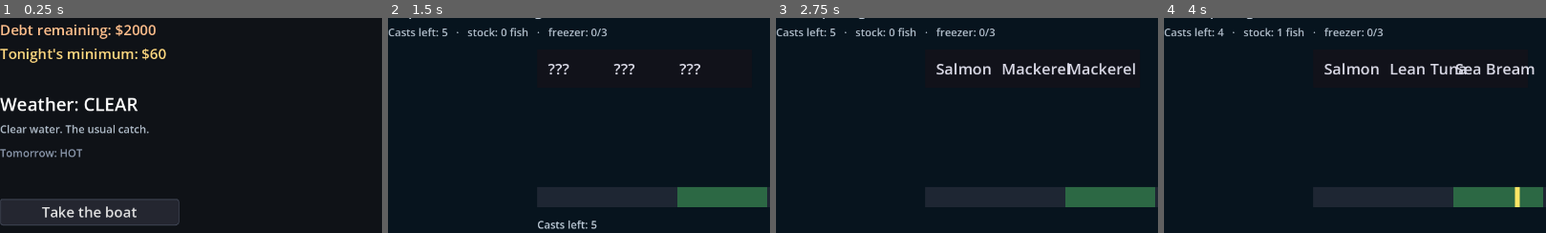
Above: before the commit, frames 1-4 (left to right).
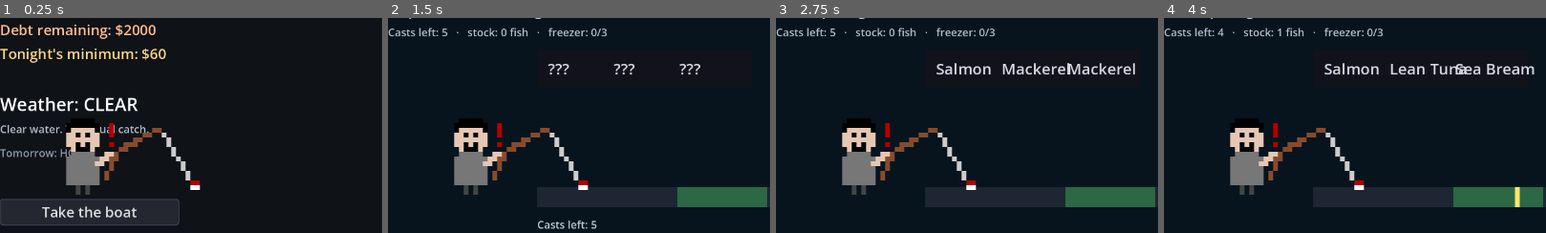
Above: after the commit, the same moments.

Repository: jjkly/rock-bottom
Game: Godot game, scene res://scenes/main.tscn
Two runs of this game, one before a commit and one after it. Both use one fixed random seed, a clock stepped at 60 frames per second and the inputs below.
Inputs (mouse positions are % of the whole screen's width and height, from its top left):
- Up to frame 1 (0.25 s): no input
- Up to frame 2 (1.5 s): click "Take the boat" at 0.5 s; click "Cast (SPACE)" at 1.25 s
- Up to frame 3 (2.75 s): tap Enter (ui_accept) at 2, 2.27 s; move the mouse to (72, 45) at 2.02 s; hold D (move_right) from 2.03 s (still down); hold E (interact) from 2.03 s (still down); click (72, 45) at 2.17 s
- Up to frame 4 (4 s): release D (move_right) at 2.75 s; release E (interact) at 2.75 s; drag from (30, 55) to (45, 70) at 2.77 s; tap Enter (ui_accept) at 3.5 s; move the mouse to (60, 28) at 3.52 s; hold D (move_right) from 3.53 s (still down); hold E (interact) from 3.53 s (still down)
The pictures show only the part of the screen within x 6-56%, y 20-70%; the shares and areas given below are measured in that part.

The runs differ from the first frame. In frame 1, 3.6% of the frame differs, in the area x 17-53%, y 48-83%; in frame 2, 4.0%, in the area x 17-53%, y 46-83%; in frame 3, 4.0%; in frame 4, 4.0%.

Commit message:
wave of sprites
adding first character sprites: v1 of walk, idle, hold walk, hold idle, fishing initiate idle and bite

Diff:
--- a/scenes/main.tscn
+++ b/scenes/main.tscn
@@ -1,41 +1,311 @@
-[gd_scene load_steps=2 format=3]
-
-[ext_resource type="Script" path="res://scripts/main.gd" id="1_main"]
-
-[node name="Main" type="Node"]
+[gd_scene format=3 uid="uid://ctx318paihxw8"]
+
+[ext_resource type="Script" uid="uid://buls2lgum02qe" path="res://scripts/main.gd" id="1_main"]
+[ext_resource type="Texture2D" uid="uid://ctqc1ahncegvb" path="res://assets/sprites/characters/fishing bite v2.png" id="2_tipki"]
+[ext_resource type="Texture2D" uid="uid://br58822ealgy6" path="res://assets/sprites/characters/fishing idle.png" id="3_85g3d"]
+[ext_resource type="Texture2D" uid="uid://dkv5h5fx1pcq2" path="res://assets/sprites/characters/fishing1.png" id="4_choun"]
+[ext_resource type="Texture2D" uid="uid://c4j8yvtsr1ueu" path="res://assets/sprites/characters/holdidle.png" id="5_ya4ey"]
+[ext_resource type="Texture2D" uid="uid://brnp45vt54m8y" path="res://assets/sprites/characters/hold walk.png" id="6_eb6dy"]
+[ext_resource type="Texture2D" uid="uid://biafl71vehoyr" path="res://assets/sprites/characters/idle.png" id="7_trceg"]
+[ext_resource type="Texture2D" uid="uid://bg8qa53b7yyas" path="res://assets/sprites/characters/walk.png" id="8_a8y0u"]
+
+[sub_resource type="AtlasTexture" id="AtlasTexture_jkv2x"]
+atlas = ExtResource("2_tipki")
+region = Rect2(0, 0, 28, 16)
+
+[sub_resource type="AtlasTexture" id="AtlasTexture_jbj1t"]
+atlas = ExtResource("2_tipki")
+region = Rect2(29, 0, 28, 16)
+
+[sub_resource type="AtlasTexture" id="AtlasTexture_muem4"]
+atlas = ExtResource("3_85g3d")
+region = Rect2(0, 0, 28, 16)
+
+[sub_resource type="AtlasTexture" id="AtlasTexture_dp3eg"]
+atlas = ExtResource("3_85g3d")
+region = Rect2(29, 0, 28, 16)
+
+[sub_resource type="AtlasTexture" id="AtlasTexture_0ld40"]
+atlas = ExtResource("3_85g3d")
+region = Rect2(58, 0, 28, 16)
+
+[sub_resource type="AtlasTexture" id="AtlasTexture_gqmmt"]
+atlas = ExtResource("3_85g3d")
+region = Rect2(87, 0, 28, 16)
+
+[sub_resource type="AtlasTexture" id="AtlasTexture_yc10j"]
+atlas = ExtResource("3_85g3d")
+region = Rect2(116, 0, 28, 16)
+
+[sub_resource type="AtlasTexture" id="AtlasTexture_jscy8"]
+atlas = ExtResource("5_ya4ey")
+region = Rect2(0, 0, 10, 18)
+
+[sub_resource type="AtlasTexture" id="AtlasTexture_pm3ni"]
+atlas = ExtResource("5_ya4ey")
+region = Rect2(11, 0, 10, 18)
+
+[sub_resource type="AtlasTexture" id="AtlasTexture_y6deb"]
+atlas = ExtResource("5_ya4ey")
+region = Rect2(22, 0, 10, 18)
+
+[sub_resource type="AtlasTexture" id="AtlasTexture_og1vs"]
+atlas = ExtResource("5_ya4ey")
+region = Rect2(33, 0, 10, 18)
+
+[sub_resource type="AtlasTexture" id="AtlasTexture_2wyq8"]
+atlas = ExtResource("5_ya4ey")
+region = Rect2(44, 0, 10, 18)
+
+[sub_resource type="AtlasTexture" id="AtlasTexture_vxglm"]
+atlas = ExtResource("5_ya4ey")
+region = Rect2(55, 0, 10, 18)
+
+[sub_resource type="AtlasTexture" id="AtlasTexture_2f3dj"]
+atlas = ExtResource("5_ya4ey")
+region = Rect2(66, 0, 10, 18)
+
+[sub_resource type="AtlasTexture" id="AtlasTexture_yq6so"]
+atlas = ExtResource("6_eb6dy")
+region = Rect2(0, 0, 10, 18)
+
+[sub_resource type="AtlasTexture" id="AtlasTexture_fv21b"]
+atlas = ExtResource("6_eb6dy")
+region = Rect2(11, 0, 10, 18)
+
+[sub_resource type="AtlasTexture" id="AtlasTexture_tel4y"]
+atlas = ExtResource("6_eb6dy")
+region = Rect2(22, 0, 10, 18)
+
+[sub_resource type="AtlasTexture" id="AtlasTexture_qkpxi"]
+atlas = ExtResource("6_eb6dy")
+region = Rect2(33, 0, 10, 18)
+
+[sub_resource type="AtlasTexture" id="AtlasTexture_5q0nq"]
+atlas = ExtResource("7_trceg")
+region = Rect2(0, 0, 7, 16)
+
+[sub_resource type="AtlasTexture" id="AtlasTexture_dgi5k"]
+atlas = ExtResource("7_trceg")
+region = Rect2(8, 0, 7, 16)
+
+[sub_resource type="AtlasTexture" id="AtlasTexture_j8jky"]
+atlas = ExtResource("7_trceg")
+region = Rect2(16, 0, 7, 16)
+
+[sub_resource type="AtlasTexture" id="AtlasTexture_kmb1v"]
+atlas = ExtResource("7_trceg")
+region = Rect2(24, 0, 7, 16)
+
+[sub_resource type="AtlasTexture" id="AtlasTexture_fuf3a"]
+atlas = ExtResource("7_trceg")
+region = Rect2(32, 0, 7, 16)
+
+[sub_resource type="AtlasTexture" id="AtlasTexture_pibwh"]
+atlas = ExtResource("7_trceg")
+region = Rect2(40, 0, 7, 16)
+
+[sub_resource type="AtlasTexture" id="AtlasTexture_c6pm6"]
+atlas = ExtResource("7_trceg")
+region = Rect2(48, 0, 7, 16)
+
+[sub_resource type="AtlasTexture" id="AtlasTexture_5he1u"]
+atlas = ExtResource("8_a8y0u")
+region = Rect2(0, 0, 7, 18)
+
+[sub_resource type="AtlasTexture" id="AtlasTexture_5poiv"]
+atlas = ExtResource("8_a8y0u")
+region = Rect2(8, 0, 7, 18)
+
+[sub_resource type="AtlasTexture" id="AtlasTexture_2cjbq"]
+atlas = ExtResource("8_a8y0u")
+region = Rect2(16, 0, 7, 18)
+
+[sub_resource type="AtlasTexture" id="AtlasTexture_chjal"]
+atlas = ExtResource("8_a8y0u")
+region = Rect2(24, 0, 7, 18)
+
+[sub_resource type="SpriteFrames" id="SpriteFrames_ip871"]
+animations = [{
+"frames": [{
+"duration": 1.0,
+"texture": SubResource("AtlasTexture_jkv2x")
+}, {
+"duration": 1.0,
+"texture": SubResource("AtlasTexture_jbj1t")
+}],
+"loop": 1,
+"name": &"fishing bite",
+"speed": 5.0
+}, {
+"frames": [{
+"duration": 1.0,
+"texture": SubResource("AtlasTexture_muem4")
+}, {
+"duration": 1.0,
+"texture": SubResource("AtlasTexture_dp3eg")
+}, {
+"duration": 1.0,
+"texture": SubResource("AtlasTexture_0ld40")
+}, {
+"duration": 1.0,
+"texture": SubResource("AtlasTexture_gqmmt")
+}, {
+"duration": 1.0,
+"texture": SubResource("AtlasTexture_yc10j")
+}],
+"loop": 1,
+"name": &"fishing idle",
+"speed": 5.0
+}, {
+"frames": [{
+"duration": 1.0,
+"texture": ExtResource("4_choun")
+}],
+"loop": 1,
+"name": &"fishing initiate",
+"speed": 5.0
+}, {
+"frames": [{
+"duration": 1.0,
+"texture": SubResource("AtlasTexture_jscy8")
+}, {
+"duration": 1.0,
+"texture": SubResource("AtlasTexture_pm3ni")
+}, {
+"duration": 1.0,
+"texture": SubResource("AtlasTexture_y6deb")
+}, {
+"duration": 1.0,
+"texture": SubResource("AtlasTexture_og1vs")
+}, {
+"duration": 1.0,
+"texture": SubResource("AtlasTexture_2wyq8")
+}, {
+"duration": 1.0,
+"texture": SubResource("AtlasTexture_vxglm")
+}, {
+"duration": 1.0,
+"texture": SubResource("AtlasTexture_2f3dj")
+}],
+"loop": 1,
+"name": &"hold idle",
+"speed": 5.0
+}, {
+"frames": [{
+"duration": 1.0,
+"texture": SubResource("AtlasTexture_yq6so")
+}, {
+"duration": 1.0,
+"texture": SubResource("AtlasTexture_fv21b")
+}, {
+"duration": 1.0,
+"texture": SubResource("AtlasTexture_tel4y")
+}, {
+"duration": 1.0,
+"texture": SubResource("AtlasTexture_qkpxi")
+}],
+"loop": 1,
+"name": &"hold walk",
+"speed": 5.0
+}, {
+"frames": [{
+"duration": 1.0,
+"texture": SubResource("AtlasTexture_5q0nq")
+}, {
+"duration": 1.0,
+"texture": SubResource("AtlasTexture_dgi5k")
+}, {
+"duration": 1.0,
+"texture": SubResource("AtlasTexture_j8jky")
+}, {
+"duration": 1.0,
+"texture": SubResource("AtlasTexture_kmb1v")
+}, {
+"duration": 1.0,
+"texture": SubResource("AtlasTexture_fuf3a")
+}, {
+"duration": 1.0,
+"texture": SubResource("AtlasTexture_pibwh")
+}, {
+"duration": 1.0,
+"texture": SubResource("AtlasTexture_c6pm6")
+}],
+"loop": 1,
+"name": &"idle",
+"speed": 5.0
+}, {
+"frames": [{
+"duration": 1.0,
+"texture": SubResource("AtlasTexture_5he1u")
+}, {
+"duration": 1.0,
+"texture": SubResource("AtlasTexture_5poiv")
+}, {
+"duration": 1.0,
+"texture": SubResource("AtlasTexture_2cjbq")
+}, {
+"duration": 1.0,
+"texture": SubResource("AtlasTexture_chjal")
+}],
+"loop": 1,
+"name": &"walk",
+"speed": 5.0
+}]
+
+[node name="Main" type="Node" unique_id=1749163682]
 script = ExtResource("1_main")
-
-[node name="PhaseHolder" type="Node" parent="."]
-
-[node name="HUD" type="CanvasLayer" parent="."]
+metadata/_tc_uuid = "4466678571359894573"
+
+[node name="PhaseHolder" type="Node" parent="." unique_id=1670567211]
+metadata/_tc_uuid = "1133843196590860147"
+
+[node name="HUD" type="CanvasLayer" parent="." unique_id=1157869470]
 layer = 10
-
-[node name="HudBg" type="ColorRect" parent="HUD"]
+metadata/_tc_uuid = "2932685282601165567"
+
+[node name="HudBg" type="ColorRect" parent="HUD" unique_id=439313121]
 offset_left = 12.0
 offset_top = 10.0
 offset_right = 620.0
 offset_bottom = 54.0
 color = Color(0.07, 0.07, 0.1, 0.92)
-
-[node name="Row" type="HBoxContainer" parent="HUD"]
+metadata/_tc_uuid = "6104367593683264672"
+
+[node name="Row" type="HBoxContainer" parent="HUD" unique_id=908093905]
 offset_left = 26.0
 offset_top = 18.0
 offset_right = 610.0
 offset_bottom = 48.0
 theme_override_constants/separation = 22
-
-[node name="DayLabel" type="Label" parent="HUD/Row"]
+metadata/_tc_uuid = "4065439771368040446"
+
+[node name="DayLabel" type="Label" parent="HUD/Row" unique_id=1950368422]
 layout_mode = 2
 theme_override_font_sizes/font_size = 18
 text = "Day 1/7"
-
-[node name="MoneyLabel" type="Label" parent="HUD/Row"]
+metadata/_tc_uuid = "3314140708447878590"
+
+[node name="MoneyLabel" type="Label" parent="HUD/Row" unique_id=1722931367]
 layout_mode = 2
 theme_override_font_sizes/font_size = 18
 text = "$0  ·  debt $2000"
-
-[node name="WeatherLabel" type="Label" parent="HUD/Row"]
+metadata/_tc_uuid = "1315669844452340833"
+
+[node name="WeatherLabel" type="Label" parent="HUD/Row" unique_id=895549718]
 layout_mode = 2
 theme_override_colors/font_color = Color(0.7, 0.9, 1, 1)
 theme_override_font_sizes/font_size = 18
 text = "CLEAR"
+metadata/_tc_uuid = "194990202352345834"
+
+[node name="CharacterBody2D" type="CharacterBody2D" parent="." unique_id=1420664022]
+position = Vector2(-425, -469)
+scale = Vector2(8, 8)
+metadata/_tc_offline_added = true
+
+[node name="AnimatedSprite2D" type="AnimatedSprite2D" parent="CharacterBody2D" unique_id=1572421480]
+position = Vector2(91, 106)
+sprite_frames = SubResource("SpriteFrames_ip871")
+animation = &"fishing bite"
+metadata/_tc_offline_added = true
Binary file added: assets/sprites/characters/fishing bite v2.png
Not shown, added: assets/sprites/characters/fishing bite v2.png.import
Binary file added: assets/sprites/characters/fishing idle.png
Not shown, added: assets/sprites/characters/fishing idle.png.import
Binary file added: assets/sprites/characters/fishing1.png
Not shown, added: assets/sprites/characters/fishing1.png.import
Binary file added: assets/sprites/characters/hold walk.png
Not shown, added: assets/sprites/characters/hold walk.png.import
Binary file added: assets/sprites/characters/hold.png
Not shown, added: assets/sprites/characters/hold.png.import
Binary file added: assets/sprites/characters/holdidle.png
Not shown, added: assets/sprites/characters/holdidle.png.import
(and 4 more such lines)
